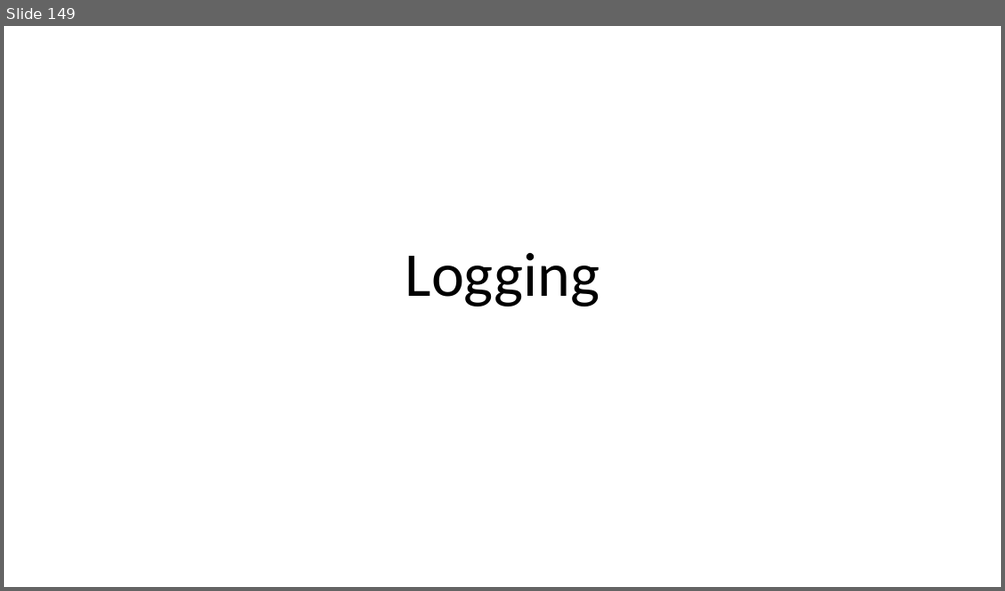
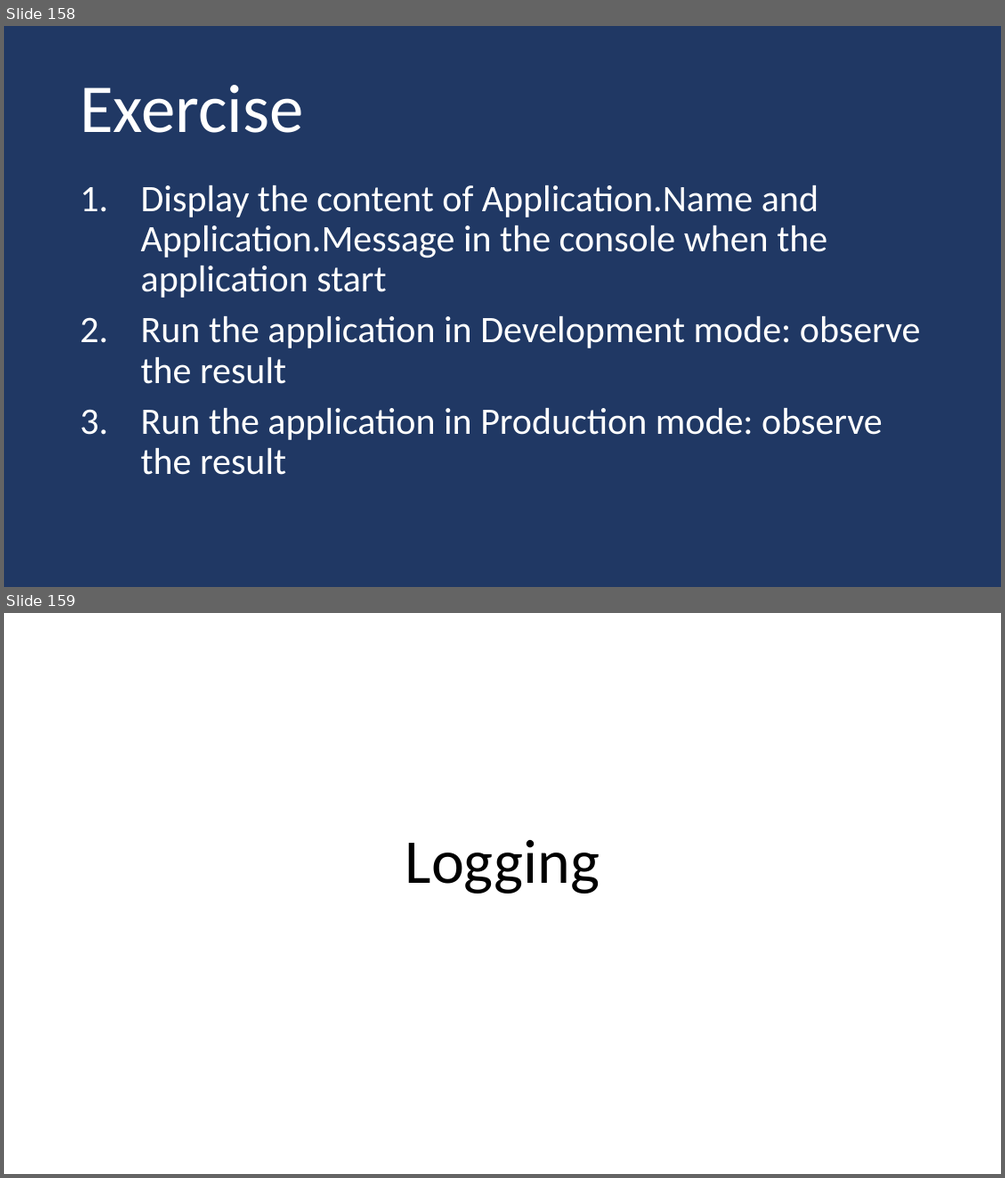
Before and after one commit to guillaume-chervet/course.dotnet, a slide deck: documentations/dotnet.pptx. Shown one above the other, each under a label of ours: slide 149 before the commit, slides 158 and 159 after it. The pictures are 1005x591 and 1005x1178 pixels, drawn with LibreOffice and Linux fonts; fonts in the diff are those of the drawing. Boxes give left, top, right and bottom in pixels: in the first picture for what was removed or moved away, otherwise in the second. Text is boxed around its words. In the diff, an @@ line names an element or a change of style, - is before the commit and + after.

```diff
--- a/documentations/dotnet.pptx
+++ b/documentations/dotnet.pptx
@@ slide 158 added at (x1=4, y1=26, x2=1001, y2=587), background #203864 @@
@@ title added at (x1=80, y1=85, x2=303, y2=133), 66 pt, text #FFFFFF @@
+Exercise
@@ text added at (x1=141, y1=185, x2=921, y2=475), 36 pt, text #FFFFFF @@
+1. Display the content of Application.Name and Application.Message in the console when the application start
+2. Run the application in Development mode: observe the result
+3. Run the application in Production mode: observe the result
@@ what was slide 149 is now slide 159 @@
```
Also in this commit, not shown: 4 slides changed, 12 other slides added.
